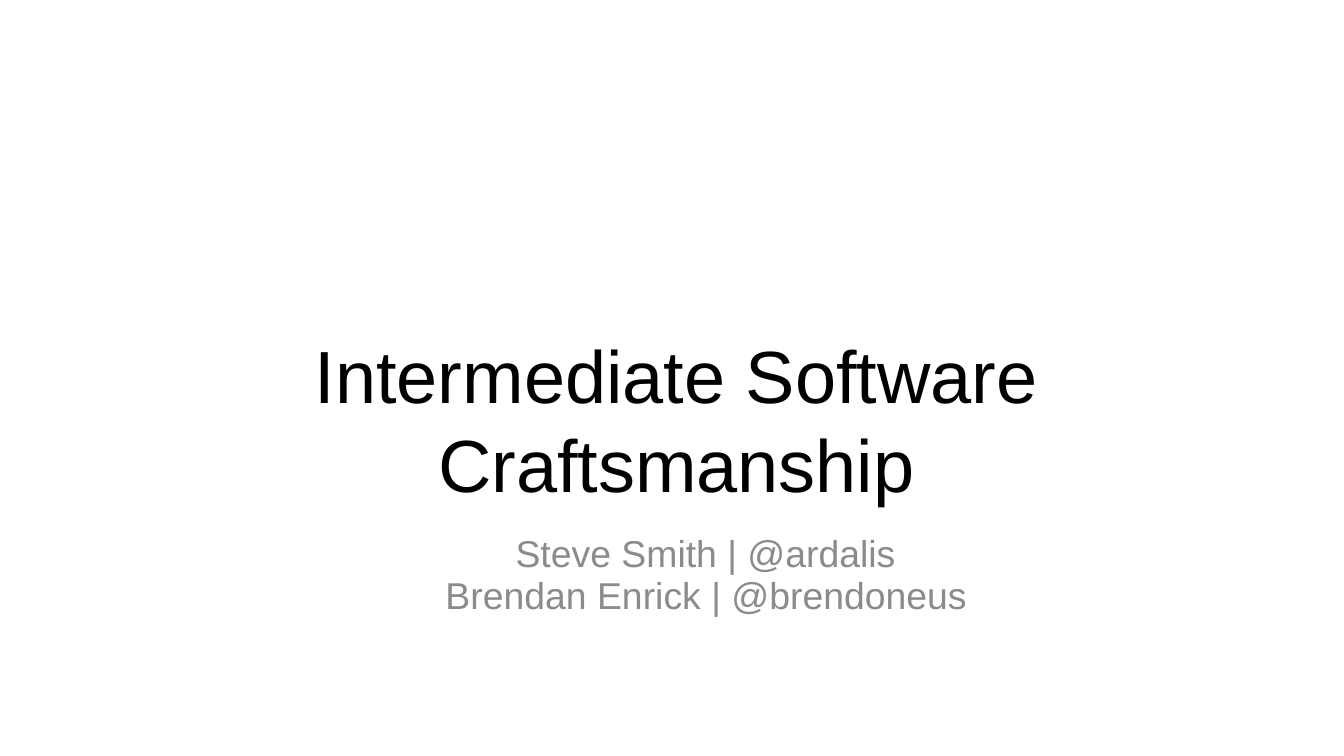
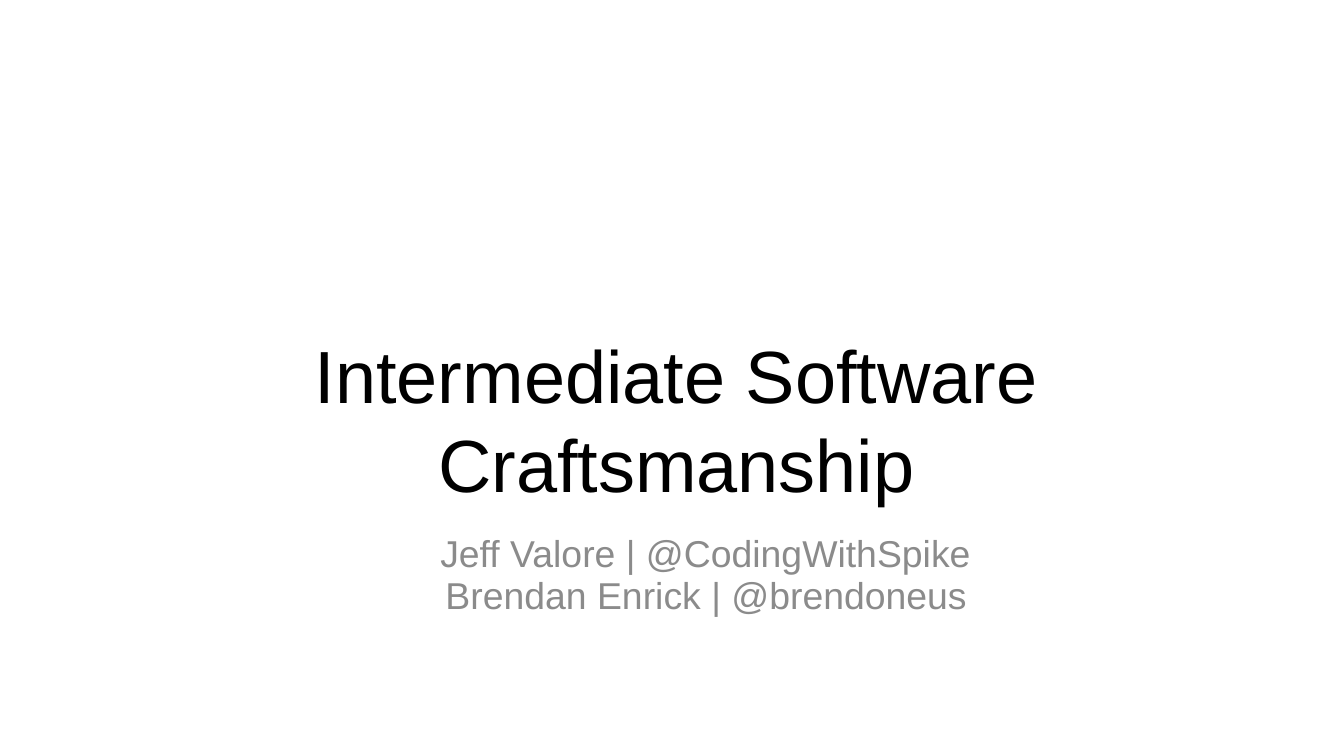
Before and after one commit to HudsonSC/CodeMash-2015-Precompiler-Workshop, a slide deck: slide 1 of 03-Patterns.pptx. Drawn at 1344x756 pixels with LibreOffice and Linux fonts; fonts in the diff are those of the drawing; background and template pictures are left out. Boxes give left, top, right and bottom in pixels: in the first picture for what was removed or moved away, otherwise in the second. Text is boxed around its words. In the diff, an @@ line names an element or a change of style, - is before the commit and + after.

```diff
--- a/03-Patterns.pptx
+++ b/03-Patterns.pptx
@@ subtitle at (x1=440, y1=540, x2=971, y2=575): text changed @@
-Steve Smith | @ardalis
+Jeff Valore | @CodingWithSpike
```
Also in this commit, not shown: 1 other slide changed, 1 other file.
